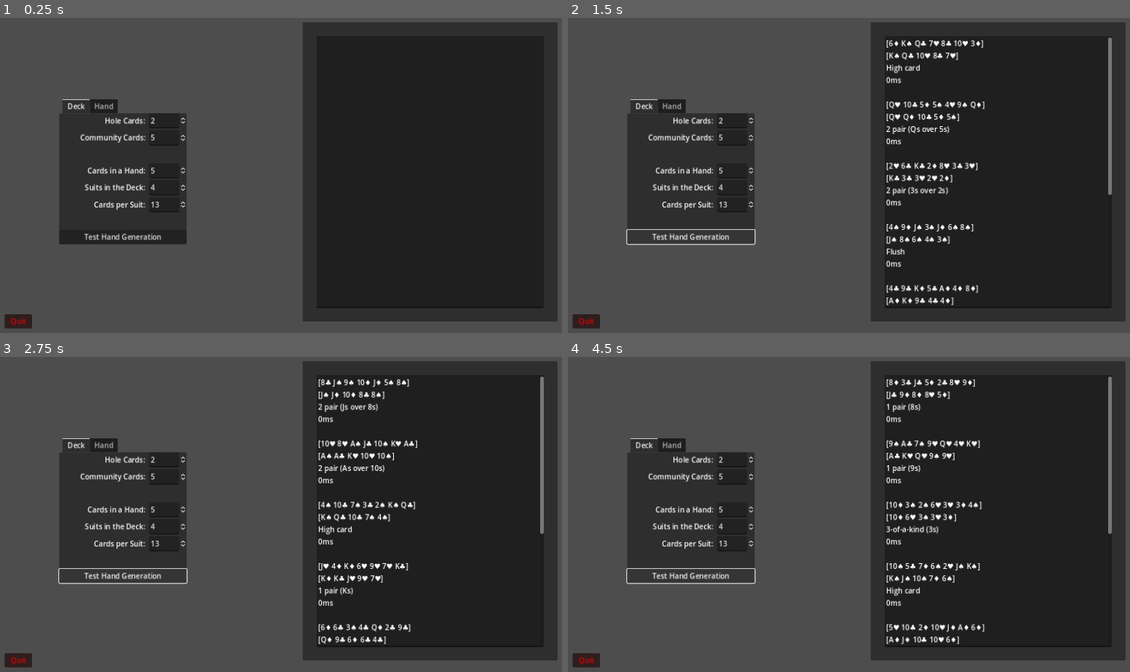
Above: before the commit, frames 1-4 (two rows, left to right).
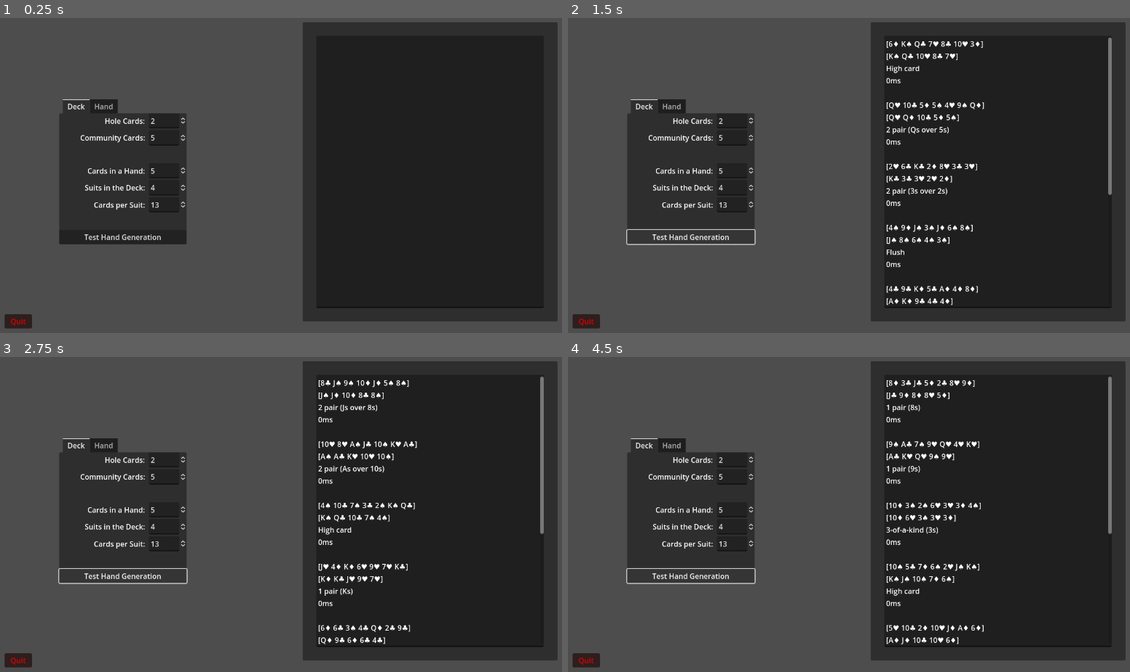
Above: after the commit, the same moments.

Repository: rwilson02/Poker-Party
Game: Godot game, scene res://scenes/debug/test_hands.tscn
Same seed, same stepped clock (60 frames per second), same inputs: the game is played once before the commit and once after it.
Inputs:
- Up to frame 1 (0.25 s): no input
- Up to frame 2 (1.5 s): click "Test Hand Generation" at 0.5 s; click "Test Hand Generation" at 1.25 s
- Up to frame 3 (2.75 s): click "Test Hand Generation" at 2 s
- Up to frame 4 (4.5 s): tap Enter at 2.75, 4.25 s; tap Space at 3.5 s

The runs differ from the first frame. In frame 1, 0.8% of the frame differs, in the area x 1-29%, y 25-98%; in frame 2, 2.6%; in frame 3, 2.6%, in the area x 1-75%, y 6-98%; in frame 4, 2.6%.

Commit message:
basal multiplayer support
You can join the game. That's it

Diff:
--- a/project.godot
+++ b/project.godot
@@ -23,7 +23,7 @@
 
 window/size/viewport_width=1280
 window/size/viewport_height=720
-window/stretch/mode="canvas_items"
+window/stretch/mode="viewport"
 
 [dotnet]
 
--- /dev/null
+++ b/scenes/Lobby.tscn
@@ -0,0 +1,69 @@
+[gd_scene load_steps=2 format=3 uid="uid://3qprhn0jes4i"]
+
+[ext_resource type="Script" path="res://scripts/lobby.gd" id="1_vmmqq"]
+
+[node name="Lobby" type="Control"]
+layout_mode = 3
+anchors_preset = 0
+script = ExtResource("1_vmmqq")
+
+[node name="PlayerDisplay" type="Panel" parent="."]
+layout_mode = 0
+offset_left = 390.0
+offset_top = 60.0
+offset_right = 790.0
+offset_bottom = 560.0
+
+[node name="MarginContainer" type="MarginContainer" parent="PlayerDisplay"]
+layout_mode = 1
+anchors_preset = 15
+anchor_right = 1.0
+anchor_bottom = 1.0
+grow_horizontal = 2
+grow_vertical = 2
+theme_override_constants/margin_left = 20
+theme_override_constants/margin_top = 20
+theme_override_constants/margin_right = 20
+theme_override_constants/margin_bottom = 20
+
+[node name="RichTextLabel" type="RichTextLabel" parent="PlayerDisplay/MarginContainer"]
+layout_mode = 2
+bbcode_enabled = true
+
+[node name="Control" type="Panel" parent="."]
+layout_mode = 0
+offset_left = 390.0
+offset_top = 580.0
+offset_right = 790.0
+offset_bottom = 660.0
+
+[node name="HBoxContainer" type="HBoxContainer" parent="Control"]
+layout_mode = 1
+anchors_preset = 15
+anchor_right = 1.0
+anchor_bottom = 1.0
+grow_horizontal = 2
+grow_vertical = 2
+
+[node name="Create" type="Button" parent="Control/HBoxContainer"]
+layout_mode = 2
+size_flags_horizontal = 3
+text = "Create Game"
+
+[node name="VBoxContainer" type="VBoxContainer" parent="Control/HBoxContainer"]
+layout_mode = 2
+size_flags_horizontal = 3
+
+[node name="Address" type="LineEdit" parent="Control/HBoxContainer/VBoxContainer"]
+layout_mode = 2
+size_flags_vertical = 3
+placeholder_text = "127.0.0.1"
+alignment = 1
+
+[node name="Join" type="Button" parent="Control/HBoxContainer/VBoxContainer"]
+layout_mode = 2
+size_flags_vertical = 3
+text = "Join Game"
+
+[connection signal="pressed" from="Control/HBoxContainer/Create" to="." method="create_game"]
+[connection signal="pressed" from="Control/HBoxContainer/VBoxContainer/Join" to="." method="on_join_button"]
--- /dev/null
+++ b/scenes/Main.tscn
@@ -0,0 +1,3 @@
+[gd_scene format=3 uid="uid://dt4ihm7kha6pu"]
+
+[node name="Main" type="Node"]
--- /dev/null
+++ b/scripts/lobby.gd
@@ -0,0 +1,92 @@
+extends Node
+
+signal player_connected(peer_id, player_info)
+signal player_disconnected(peer_id)
+signal server_disconnected()
+
+const PORT = 7000
+const DEFAULT_IP = "127.0.0.1"
+const MAX_CONNECTIONS = 10
+
+var players = {}
+var players_loaded = 0
+
+var player_info = {
+	"name": "Player",
+	"cards": [],
+	"chips": 0
+}
+
+@onready var player_display = $PlayerDisplay/MarginContainer/RichTextLabel
+@onready var address_bar = $Control/HBoxContainer/VBoxContainer/Address
+
+func _ready():
+	multiplayer.peer_connected.connect(_on_player_connected)
+	multiplayer.peer_disconnected.connect(_on_player_disconnected)
+	multiplayer.connected_to_server.connect(_on_connected_ok)
+	multiplayer.connection_failed.connect(_on_connected_fail)
+	multiplayer.server_disconnected.connect(_on_server_disconnected)
+	player_connected.connect(update_player_display)
+
+func join_game(address = ""):
+	if address.is_empty():
+		address = DEFAULT_IP
+
+	var peer = ENetMultiplayerPeer.new()
+	var error = peer.create_client(address, PORT)
+	if error: return error
+	multiplayer.multiplayer_peer = peer
+
+func create_game():
+	var peer = ENetMultiplayerPeer.new()
+	var error = peer.create_server(PORT, MAX_CONNECTIONS)
+	if error: return error
+	multiplayer.multiplayer_peer = peer
+
+	players[1] = player_info
+	player_connected.emit(1, player_info)
+
+func remove_multiplayer_peer():
+	multiplayer.multiplayer_peer = null
+
+func _on_player_connected(id):
+	_register_player.rpc_id(id, player_info)
+
+@rpc("any_peer", "reliable")
+func _register_player(new_player_info):
+	var new_player_id = multiplayer.get_remote_sender_id()
+	players[new_player_id] = new_player_info
+	player_connected.emit(new_player_id, new_player_info)
+
+func _on_player_disconnected(id):
+	players.erase(id)
+	player_disconnected.emit(id)
+
+func _on_connected_ok():
+	var peer_id = multiplayer.get_unique_id()
+	players[peer_id] = player_info
+	player_connected.emit(peer_id, player_info)
+
+func _on_connected_fail():
+	remove_multiplayer_peer()
+
+func _on_server_disconnected():
+	remove_multiplayer_peer()
+	server_disconnected.emit()
+
+func update_player_display(_id, _info):
+	var template_string = "%s\t%s\n"
+
+	player_display.clear()
+	player_display.push_font_size(20)
+	for player_id in players:
+		if player_id == 1:
+			player_display.push_color(Color.GOLD)
+			player_display.add_text(template_string % ["Host", players[player_id].name])
+			player_display.pop()
+		else:
+			player_display.add_text(template_string % [player_id, players[player_id].name])
+	player_display.pop()
+
+func on_join_button():
+	join_game(address_bar.text)
